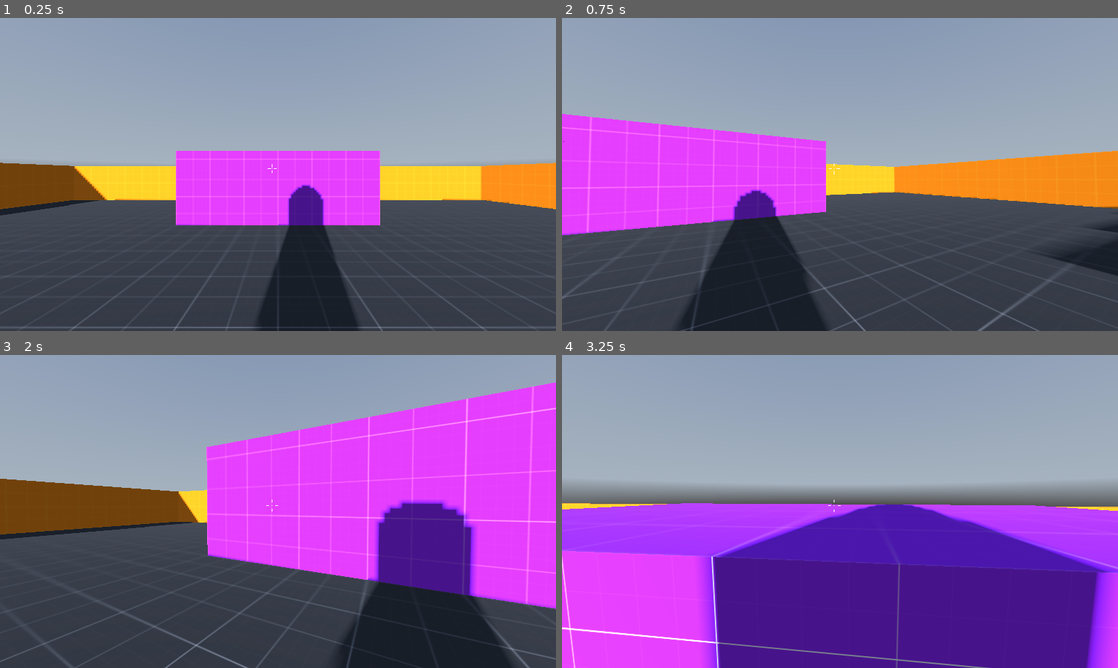
Above: before the commit, frames 1-4 (two rows, left to right).
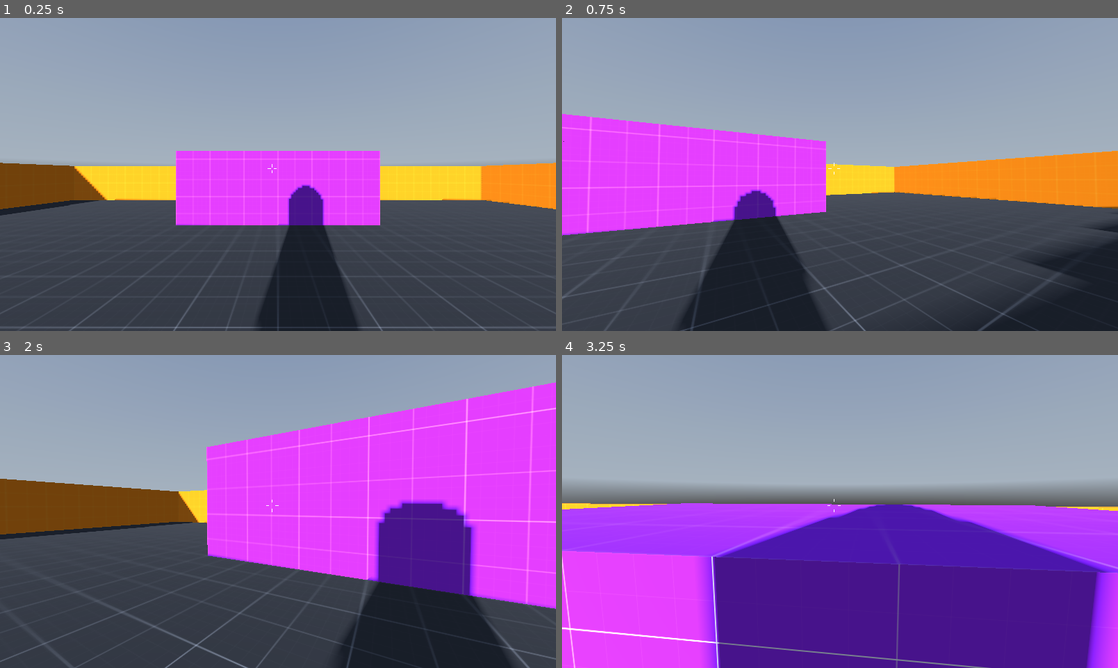
Above: after the commit, the same moments.

Repository: cipfge/fps-controller
Game: Godot game, scene res://levels/world.tscn
Two runs of this game, one before a commit and one after it. Both use one fixed random seed, a clock stepped at 60 frames per second and the inputs below. A sky picture missing from this copy of the repository is replaced by a grey-blue gradient.
Inputs (mouse positions are in pixels of both pictures, inside the frame that each line leads up to):
- Up to frame 1 (0.25 s): no input
- Up to frame 2 (0.75 s): tap Enter at 0.5 s; move the mouse to (867, 174) at 0.52 s; hold W (move_forward) from 0.53 s (still down); hold Ctrl (crouch) from 0.53 s (still down)
- Up to frame 3 (2 s): keep holding W (move_forward); tap Space (jump) at 0.77, 1.52 s; move the mouse to (250, 511) at 1.27 s; release Ctrl (crouch) at 1.28 s; tap Shift (sprint) at 1.35 s
- Up to frame 4 (3.25 s): keep holding W (move_forward); move the mouse to (851, 505) at 2.02 s; hold Ctrl (crouch) 2.03-2.78 s; move the mouse to (834, 517) at 2.77 s; tap Shift (sprint) at 2.85 s; tap Space (jump) at 3.02 s

The runs differ from the first frame. In frame 1, less than 0.1% of the frame differs, in the area x 48-49%, y 48-49%; in frame 2, 3.0%, in the area x 47-100%, y 46-100%; in frame 3, less than 0.1%; in frame 4, less than 0.1%.

Commit message:
Remove second platform and organize project

Diff:
--- a/controllers/player.tscn
+++ b/controllers/fps_controller.tscn
@@ -1,11 +1,11 @@
 [gd_scene load_steps=13 format=3 uid="uid://doayvc0xisily"]
 
-[ext_resource type="Script" path="res://controllers/player.gd" id="1_g3qal"]
-[ext_resource type="Material" uid="uid://c7w5nhqc43peh" path="res://materials/player.tres" id="2_ds2y7"]
-[ext_resource type="Script" path="res://controllers/crosshair.gd" id="3_65rq4"]
-[ext_resource type="Theme" uid="uid://dm8mdrmxeor0w" path="res://user_interface/theme.tres" id="4_36crs"]
-[ext_resource type="StyleBox" uid="uid://b0cvpuvm050vs" path="res://user_interface/style_box.tres" id="5_ju3dp"]
-[ext_resource type="Script" path="res://controllers/debug.gd" id="6_8akev"]
+[ext_resource type="Script" path="res://controllers/scripts/fps_controller.gd" id="1_g3qal"]
+[ext_resource type="Material" uid="uid://c7w5nhqc43peh" path="res://materials/fps_controller.tres" id="2_ds2y7"]
+[ext_resource type="Script" path="res://controllers/scripts/crosshair.gd" id="3_65rq4"]
+[ext_resource type="Theme" uid="uid://dm8mdrmxeor0w" path="res://user_interface/theme/debug_ui_theme.tres" id="4_36crs"]
+[ext_resource type="StyleBox" uid="uid://b0cvpuvm050vs" path="res://user_interface/theme/debug_ui_style_box.tres" id="5_ju3dp"]
+[ext_resource type="Script" path="res://controllers/scripts/debug.gd" id="6_8akev"]
 
 [sub_resource type="CapsuleShape3D" id="CapsuleShape3D_8fcdc"]
 
@@ -122,7 +122,7 @@
 
 [sub_resource type="SphereShape3D" id="SphereShape3D_rk3ce"]
 
-[node name="Player" type="CharacterBody3D"]
+[node name="FpsController" type="CharacterBody3D"]
 script = ExtResource("1_g3qal")
 
 [node name="CollisionShape" type="CollisionShape3D" parent="."]
--- a/controllers/crosshair.gd
+++ b/controllers/scripts/crosshair.gd
@@ -1,9 +1,10 @@
 extends CenterContainer
 
+@export var DotVisible: bool = false
 @export var DotRadius: float = 1.0
 @export var DotColor: Color = Color.WHITE
 @export var CrosshairSpeed: float = 0.25
-@export var CrosshairDistance: float = 2.0
+@export var CrosshairDistance: float = 2.5
 
 @export var fps_controller: CharacterBody3D
 
@@ -16,7 +17,8 @@
     update_crosshair_lines()
 
 func _draw() -> void:
-    draw_circle(Vector2.ZERO, DotRadius, DotColor)
+    if DotVisible:
+        draw_circle(Vector2.ZERO, DotRadius, DotColor)
 
 func update_crosshair_lines():
     # Get player velocity and calculate movement speed by calculating the distance from origin point to velocity
--- a/levels/world.tscn
+++ b/levels/world.tscn
@@ -2,7 +2,7 @@
 
 [ext_resource type="Texture2D" uid="uid://ytynpl8knjpb" path="res://assets/hdri/starry_night_sky_dome_2k.hdr" id="1_nnqtj"]
 [ext_resource type="Material" uid="uid://ccxbxpus0b7dr" path="res://materials/floor.tres" id="2_40uua"]
-[ext_resource type="PackedScene" uid="uid://doayvc0xisily" path="res://controllers/player.tscn" id="3_7qfvu"]
+[ext_resource type="PackedScene" uid="uid://doayvc0xisily" path="res://controllers/fps_controller.tscn" id="3_7qfvu"]
 [ext_resource type="Material" uid="uid://drn0jdu8i1pjl" path="res://materials/wall.tres" id="3_l461q"]
 [ext_resource type="Material" uid="uid://dh06onqtxmfyw" path="res://materials/block.tres" id="3_w1mgy"]
 
@@ -43,9 +43,9 @@
 material = ExtResource("3_l461q")
 
 [node name="Wall_02" type="CSGBox3D" parent="Platform_01"]
-transform = Transform3D(-4.37114e-08, 0, 1, 0, 1, 0, -1, 0, -4.37114e-08, -7, 0.25, 18.75)
+transform = Transform3D(-4.37114e-08, 0, 1, 0, 1, 0, -1, 0, -4.37114e-08, 0, 0.25, 18.75)
 use_collision = true
-size = Vector3(0.5, 2, 10)
+size = Vector3(0.5, 2, 24)
 material = ExtResource("3_l461q")
 
 [node name="Wall_03" type="CSGBox3D" parent="Platform_01"]
@@ -58,12 +58,6 @@
 transform = Transform3D(1, 0, 0, 0, 1, 0, 0, 0, 1, -12.25, 0.25, 6.5)
 use_collision = true
 size = Vector3(0.5, 2, 25)
-material = ExtResource("3_l461q")
-
-[node name="Wall_05" type="CSGBox3D" parent="Platform_01"]
-transform = Transform3D(-4.37114e-08, 0, -1, 0, 1, 0, 1, 0, -4.37114e-08, 7, 0.25, 18.75)
-use_collision = true
-size = Vector3(0.5, 2, 10)
 material = ExtResource("3_l461q")
 
 [node name="Block_01" type="CSGBox3D" parent="Platform_01"]
@@ -84,18 +78,4 @@
 size = Vector3(6, 1.7, 0.5)
 material = ExtResource("3_w1mgy")
 
-[node name="Platform_02" type="Node3D" parent="."]
-
-[node name="Floor_01" type="CSGBox3D" parent="Platform_02"]
-transform = Transform3D(1, 0, 0, 0, 1, 0, 0, 0, 1, 0, 3.63, 39.18)
-use_collision = true
-size = Vector3(25, 0.5, 25)
-material = ExtResource("2_40uua")
-
-[node name="Ramp_01" type="CSGBox3D" parent="."]
-transform = Transform3D(1, 0, 0, 0, 0.965926, 0.258819, 0, -0.258819, 0.965926, 0, 1.7, 19.5)
-use_collision = true
-size = Vector3(4, 0.5, 15)
-material = ExtResource("2_40uua")
-
 [node name="Player" parent="." instance=ExtResource("3_7qfvu")]
Renamed: controllers/debug.gd -> controllers/scripts/debug.gd
Renamed: controllers/player.gd -> controllers/scripts/fps_controller.gd
Renamed: materials/player.tres -> materials/fps_controller.tres
Renamed: user_interface/style_box.tres -> user_interface/theme/debug_ui_style_box.tres
Renamed: user_interface/theme.tres -> user_interface/theme/debug_ui_theme.tres
